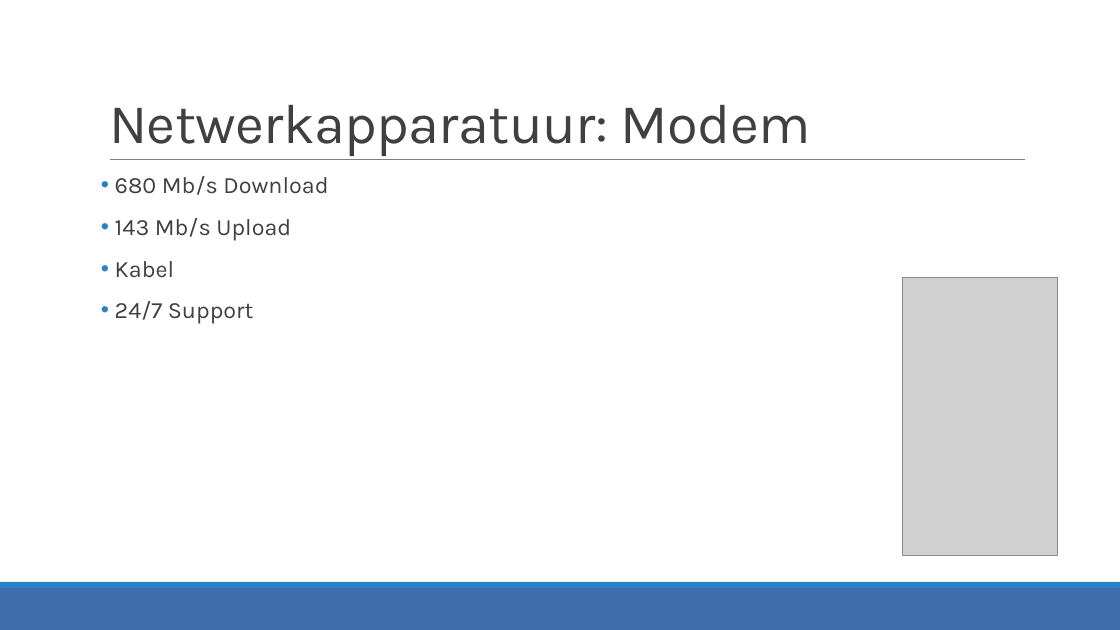
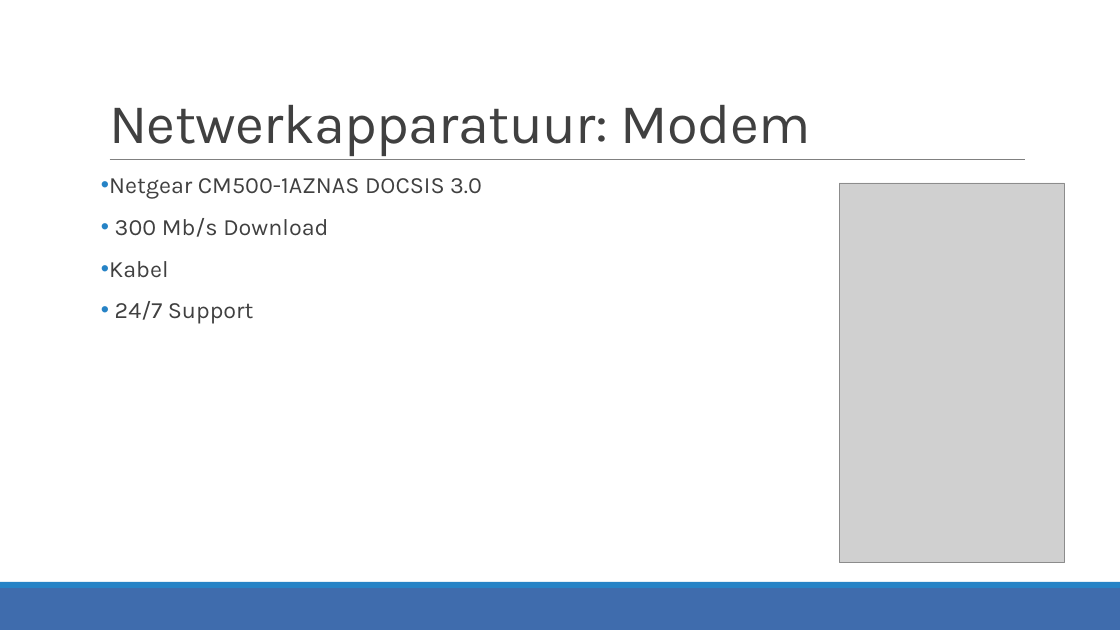
Before and after one commit to JensVL/projecten2, a slide deck: slide 5 of opdracht03/G24/Voorstelling G24.pptx (slide 6 before the commit). Drawn at 1120x630 pixels with LibreOffice and Linux fonts; fonts in the diff are those of the drawing; grey boxes stand for pictures. Boxes give left, top, right and bottom in pixels: in the first picture for what was removed or moved away, otherwise in the second. Text is boxed around its words. In the diff, an @@ line names an element or a change of style, - is before the commit and + after.

Commit message:
Edit modem + add budget config g24

```diff
--- a/opdracht03/G24/Voorstelling G24.pptx
+++ b/opdracht03/G24/Voorstelling G24.pptx
@@ text at <box>109,178,482,237</box>: text changed @@
-• 680 Mb/s Download
-• 143 Mb/s Upload
+• Netgear CM500-1AZNAS DOCSIS 3.0
+• 300 Mb/s Download
@@ picture: place and size @@
-picture at <box>903,278,1059,556</box>
+picture at <box>839,183,1065,563</box>
```
Also in this commit, not shown: 5 other slides changed, 7 slides added, 2 other files.
